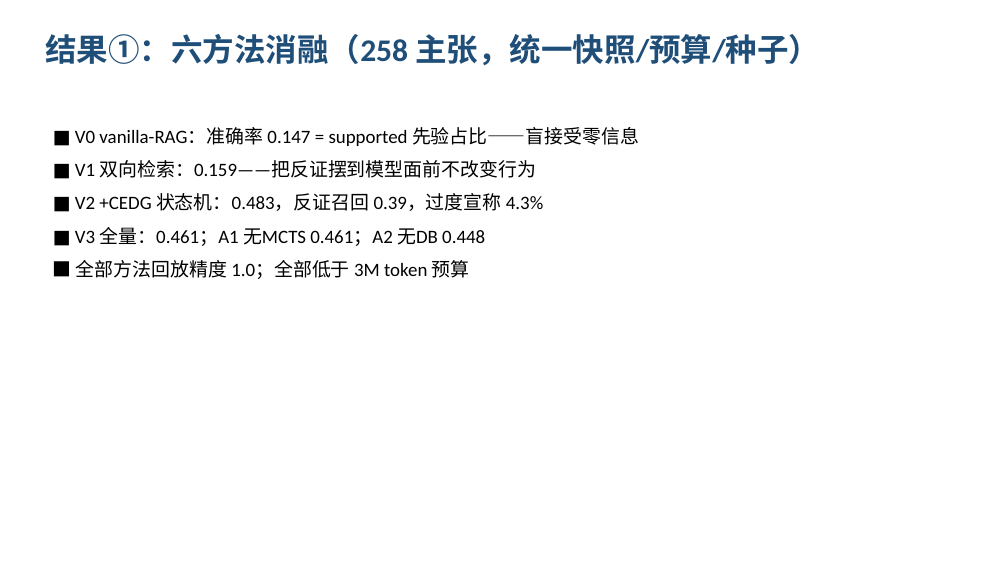
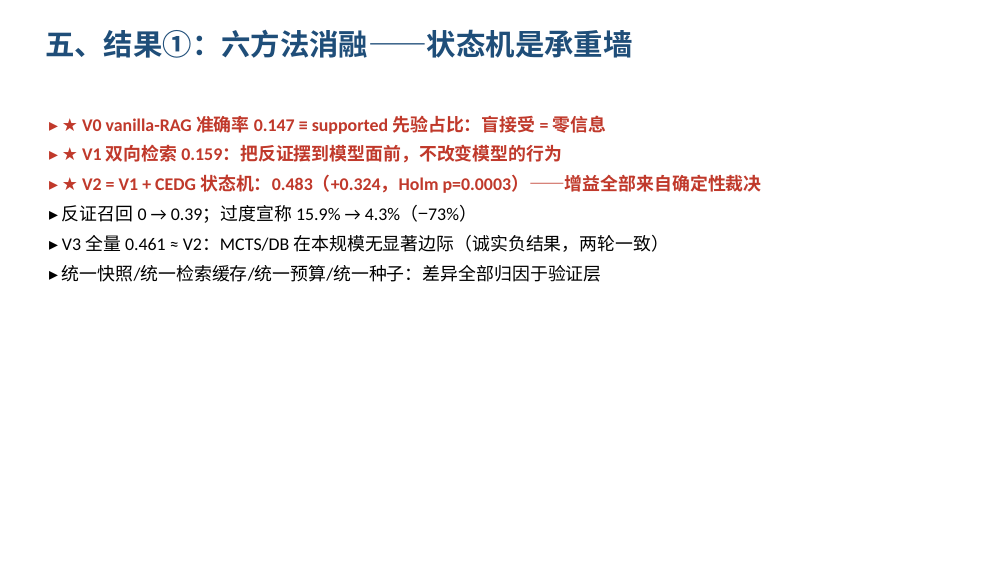
Before and after one commit to taiwanhuachenyu/VeriMat, a slide deck: slide 6 of submission/AI4R_MAT_可以的_VeriMat_复赛PPT.pptx (slide 5 before the commit). Drawn at 1008x567 pixels with LibreOffice and Linux fonts; fonts in the diff are those of the drawing. Boxes give left, top, right and bottom in pixels: in the first picture for what was removed or moved away, otherwise in the second. Text is boxed around its words. In the diff, an @@ line names an element or a change of style, - is before the commit and + after.

```diff
--- a/submission/AI4R_MAT_可以的_VeriMat_复赛PPT.pptx
+++ b/submission/AI4R_MAT_可以的_VeriMat_复赛PPT.pptx
@@ text at [45,29,632,58]: text changed; size 30 to 28 pt @@
-结果①：六方法消融（258 主张，统一快照/预算/种子）
+五、结果①：六方法消融——状态机是承重墙
@@ text at [62,115,762,282]: text changed; size 18 to 17 pt; text colour #000000 to #C0392B; bold on @@
-■ V0 vanilla-RAG：准确率 0.147 = supported 先验占比——盲接受零信息
-■ V1 双向检索：0.159——把反证摆到模型面前不改变行为
-■ V2 +CEDG 状态机：0.483，反证召回 0.39，过度宣称 4.3%
-■ V3 全量：0.461；A1 无MCTS 0.461；A2 无DB 0.448
-■ 全部方法回放精度 1.0；全部低于 3M token 预算
+▸ ★ V0 vanilla-RAG 准确率 0.147 ≡ supported 先验占比：盲接受 = 零信息
+▸ ★ V1 双向检索 0.159：把反证摆到模型面前，不改变模型的行为
+▸ ★ V2 = V1 + CEDG 状态机：0.483（+0.324，Holm p=0.0003）——增益全部来自确定性裁决
+▸ 反证召回 0 → 0.39；过度宣称 15.9% → 4.3%（−73%）
+▸ V3 全量 0.461 ≈ V2：MCTS/DB 在本规模无显著边际（诚实负结果，两轮一致）
+▸ 统一快照/统一检索缓存/统一预算/统一种子：差异全部归因于验证层
```
Also in this commit, not shown: 1 other slide changed, 11 slides added, 9 slides removed, 2 other files.
